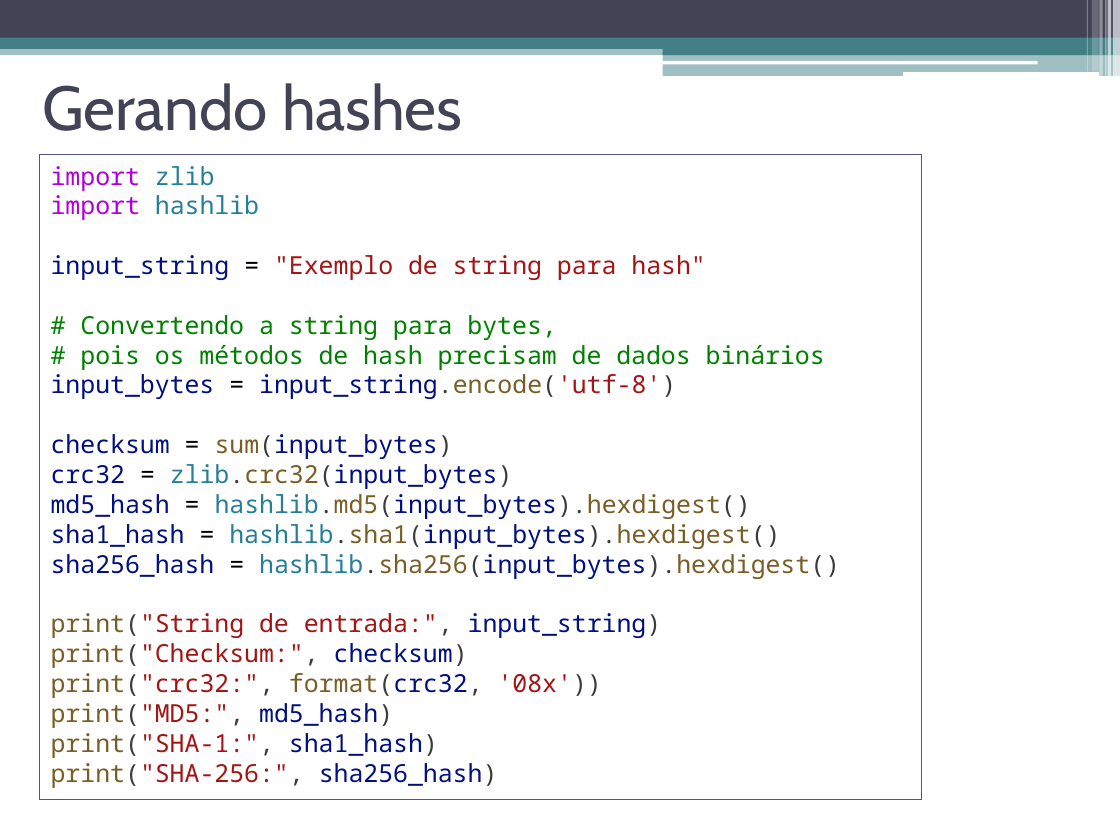
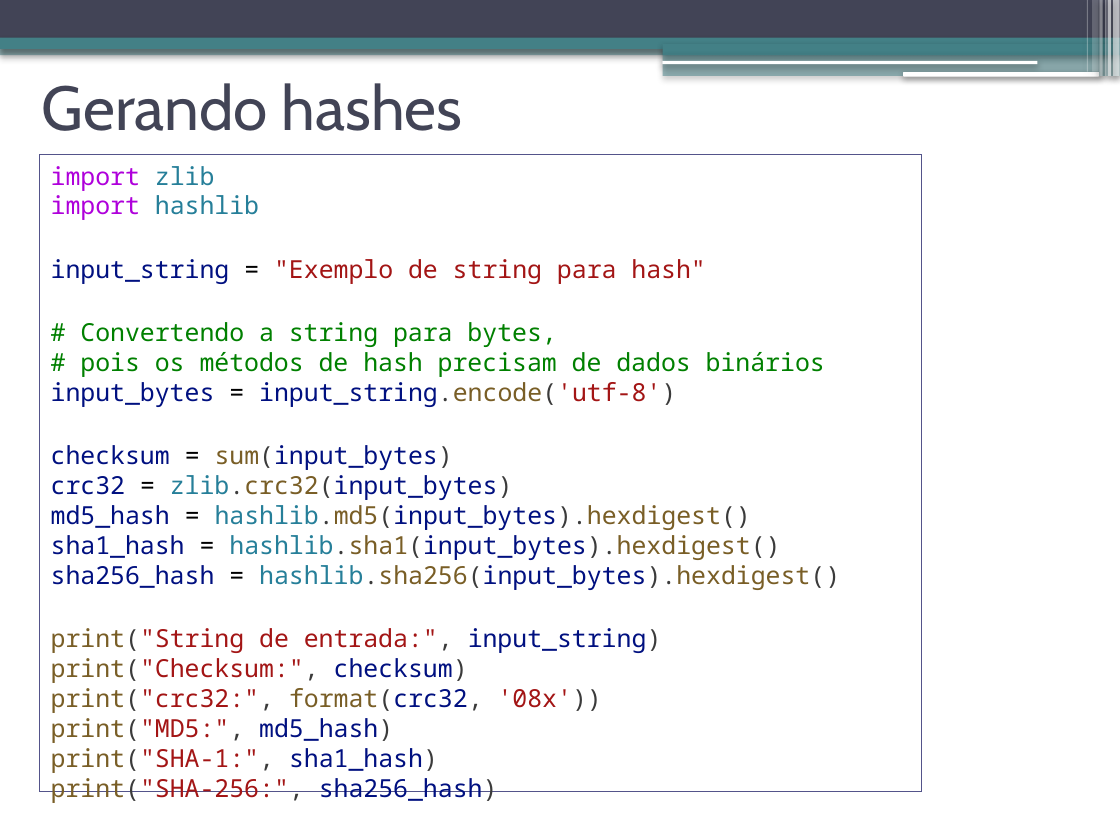
Before and after one commit to jeffersoncarvalho/ufc_2025_2, a slide deck: slide 20 of DES_PER/slides/ds_persist-01-arquivos.pptx (slide 19 before the commit). Drawn at 1120x840 pixels with LibreOffice and Linux fonts; fonts in the diff are those of the drawing. Boxes give left, top, right and bottom in pixels: in the first picture for what was removed or moved away, otherwise in the second. Text is boxed around its words. In the diff, an @@ line names an element or a change of style, - is before the commit and + after.

```diff
--- a/DES_PER/slides/ds_persist-01-arquivos.pptx
+++ b/DES_PER/slides/ds_persist-01-arquivos.pptx
@@ shadow on in 13 elements at [0, 45, 1120, 55], [0, 0, 1120, 38], [0, 38, 1120, 49], [663, 44, 1120, 55], [663, 54, 1120, 76], [662, 60, 1037, 64], [903, 72, 1099, 76], [1113, 0, 1120, 76], [1108, 0, 1111, 76], [1105, 0, 1107, 76], [1100, 0, 1103, 76], [1092, 0, 1099, 72], [1086, 0, 1088, 72] @@
@@ rectangle "import zlib": place and size @@
-rectangle "import zlib" at [39, 155, 921, 800]
+rectangle "import zlib" at [39, 155, 921, 792]
@@ rectangle "import zlib" at [39, 155, 921, 792]: outline #53548A 0.75 pt to #53548A 0 pt @@
```
Also in this commit, not shown: 27 other slides changed, 1 slide added, 2 other files.
